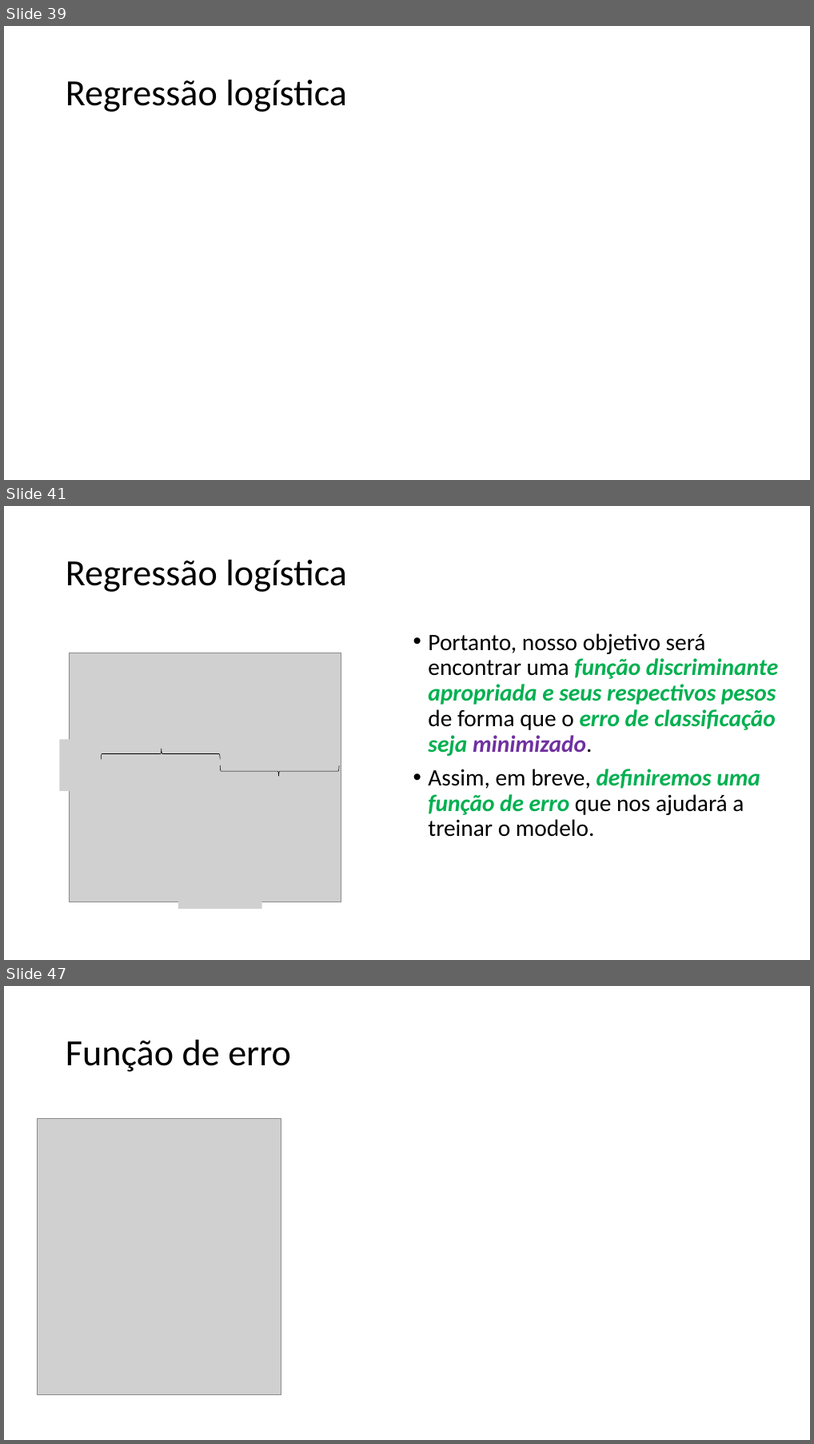
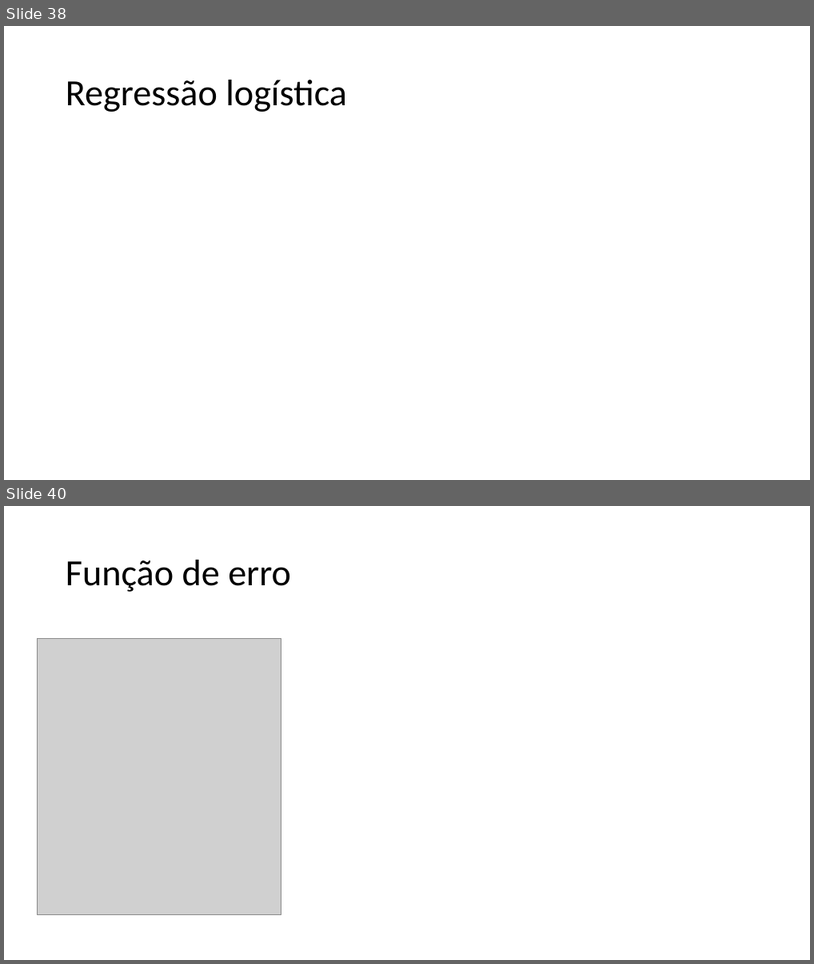
Before and after one commit to zz4fap/c24_inteligencia_artificial, a slide deck: slides/C24_Classificação.pptx. Shown one above the other, each under a label of ours: slides 39, 41 and 47 before the commit, slides 38 and 40 after it; the slides between them are not shown. The pictures are 814x1444 and 814x964 pixels, drawn with LibreOffice and Linux fonts; fonts in the diff are those of the drawing; grey boxes stand for pictures. Boxes give left, top, right and bottom in pixels: in the first picture for what was removed or moved away, otherwise in the second. Text is boxed around its words. In the diff, an @@ line names an element or a change of style, - is before the commit and + after.

```diff
--- a/slides/C24_Classificação.pptx
+++ b/slides/C24_Classificação.pptx
@@ slide 41 removed at [4,506,810,960], background #FFFFFF @@
@@ title removed at [66,560,347,592] @@
-Regressão logística
@@ text removed at [428,633,778,836] @@
-• Portanto, nosso objetivo será encontrar uma função discriminante apropriada e seus respectivos pesos de forma que o erro de classificação seja minimizado.
-• Assim, em breve, definiremos uma função de erro que nos ajudará a treinar o modelo.
@@ group removed at [59,652,342,908]: 5 pictures, 2 right braces @@
@@ what was slide 39 is now slide 38 @@
@@ what was slide 47 is now slide 40 @@
```
Also in this commit, not shown: 2 slides changed, 6 slides added, 7 other slides removed.
